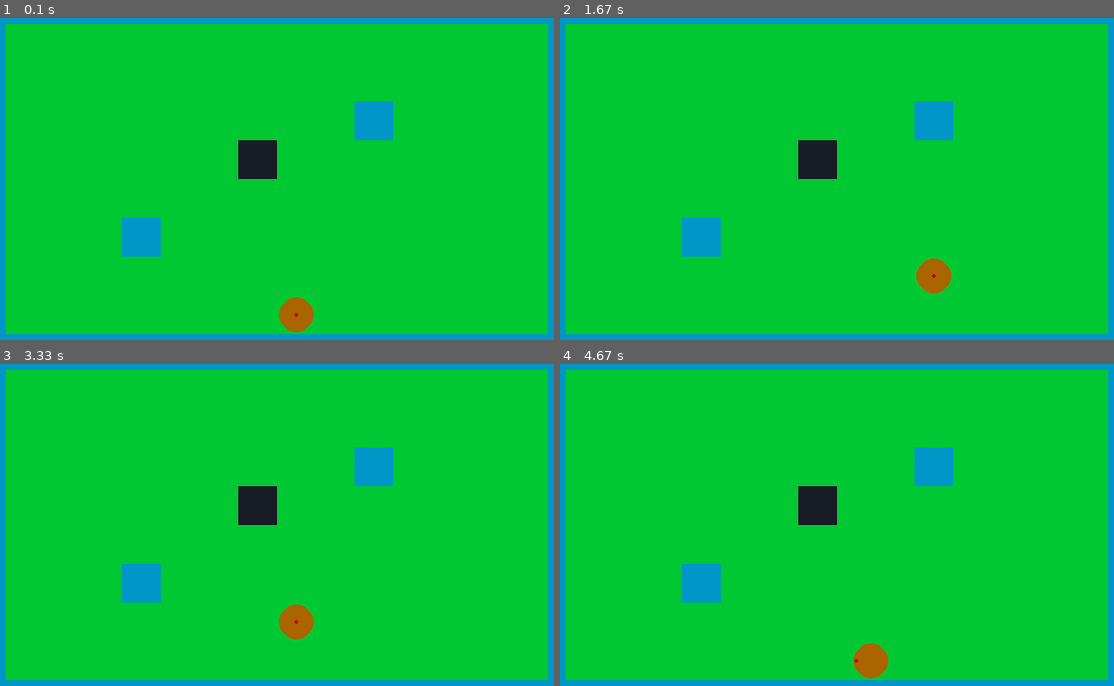
Above: before the commit, frames 1-4 (two rows, left to right).
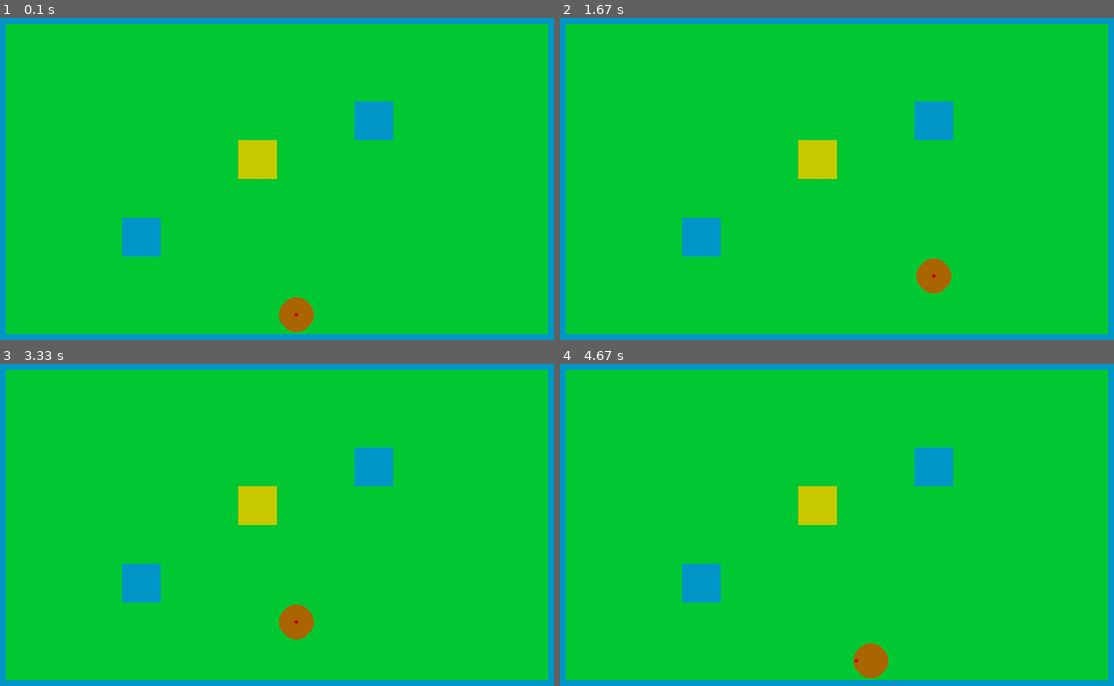
Above: after the commit, the same moments.

Repository: rottenforgotten/trillium-cs
Game: pygame game, started from pygame/main.py
The game is run twice, just before and just after one commit, with the same random seed, the same clock (stepped at 60 frames per second) and the same inputs.
Inputs:
- Up to frame 1 (0.1 s): no input
- Up to frame 2 (1.67 s): hold Right 0.33-0.8 s; hold Up 0.83-1.13 s; hold Right 1.17-1.63 s
- Up to frame 3 (3.33 s): hold Left 1.67-2.2 s; hold Down 2.23-2.53 s; hold Left 2.57-2.97 s; hold Up from 3 s (still down)
- Up to frame 4 (4.67 s): release Up at 3.37 s; hold Right 3.4-4.03 s; hold Down 4.07-4.43 s; hold Left from 4.47 s (still down)

The runs differ from the first frame. In frame 1, 0.8% of the frame differs, in the area x 43-50%, y 37-50%; in frame 2, 0.8%; in frame 3, 0.8%; in frame 4, 0.8%.

Commit message:
fixed box draw

Diff:
--- a/pygame/main.py
+++ b/pygame/main.py
@@ -42,7 +42,6 @@
     px, py, = 8.5,8.5
     speed = 2.5/40
     #movement must be divisible by speed
-    boxlist = ()
     tx, ty = px, py
     running = True
     movement = 1
Not shown, changed: pygame/build/web/pygame.apk
Not shown, changed: pygame/build/web/pygame.tar.gz
